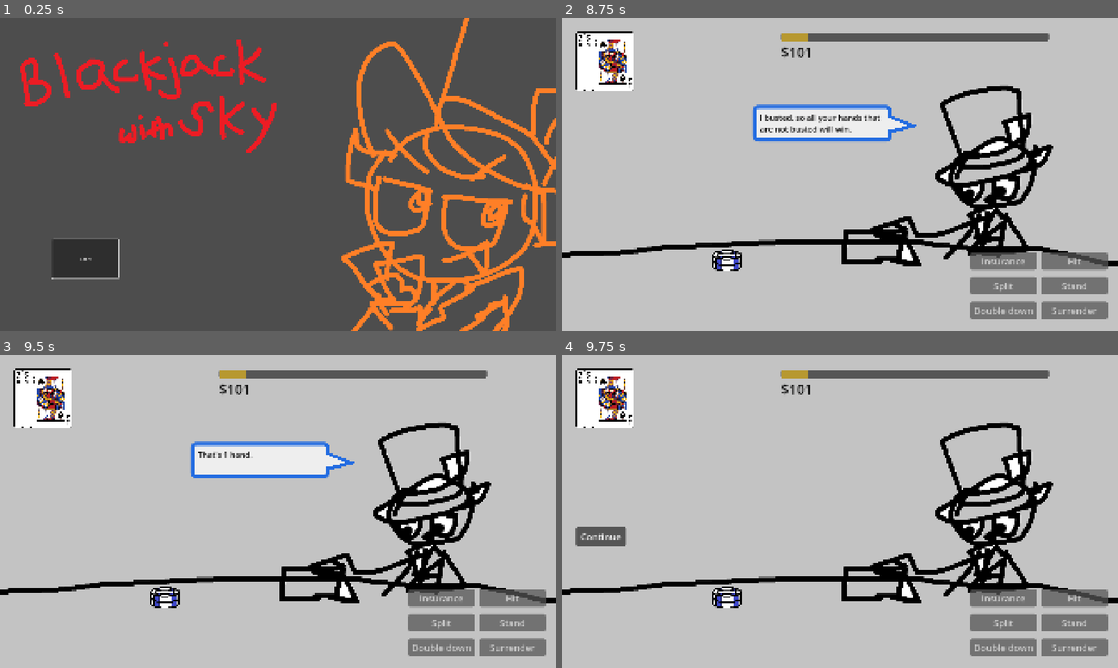
Above: before the commit, frames 1-4 (two rows, left to right).
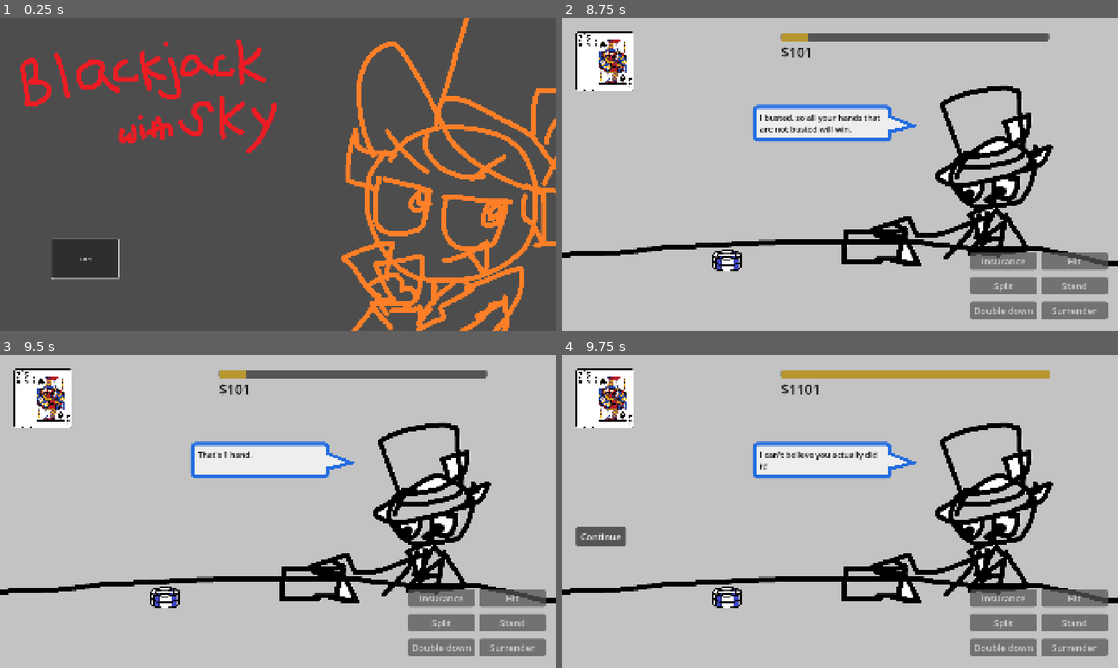
Above: after the commit, the same moments.

Repository: Tofutush/blackjack-with-sky
Game: Godot game, scene res://scenes/Start/Start.tscn
Two runs of this game, one before a commit and one after it. Both use one fixed random seed, a clock stepped at 60 frames per second and the inputs below.
Inputs:
- Up to frame 1 (0.25 s): no input
- Up to frame 2 (8.75 s): click "Start" at 0.5 s; click "Start!" at 1.25 s; click "Split" at 2 s; click "Double down" at 2.75 s; click "Hit" at 3.5 s; hold Space (advance_dialog) 4.28-5.03 s; tap Enter at 5, 8 s; tap Space (advance_dialog) at 5.1, 5.75, 6.6, 8.1 s; hold Space (advance_dialog) 5.78-6.53 s; hold Space (advance_dialog) 7.28-8.03 s
- Up to frame 3 (9.5 s): tap Space (advance_dialog) at 8.75 s; hold Space (advance_dialog) from 8.78 s (still down)
- Up to frame 4 (9.75 s): tap Enter at 9.5 s; release Space (advance_dialog) at 9.53 s; tap Space (advance_dialog) at 9.6 s

Frames 1-3 are identical in both runs. In frame 4, 4.2% of the frame differs, in the area x 34-88%, y 4-40%.

Commit message:
win scene

Diff:
--- a/scenes/GameLose/game_lose.gd
+++ b/scenes/GameLose/game_lose.gd
@@ -8,7 +8,8 @@
 		"You lost too much money.",
 		"Your death sentence will carry out as planned.",
 		"It was nice meeting you. Maybe in another life we could've been friends.",
-		"Don't take it personally, will you?"
+		"Don't take it personally, will you?",
+		"Anyway my job here is done. I still have a class to go to. See you!"
 	])
 	await $Dialog.dialog_finished
 	$BlackScreen.fadeIn()
--- /dev/null
+++ b/scenes/GameWin/game_win.gd
@@ -0,0 +1,22 @@
+extends SkyTalk
+class_name GameWin
+## played when you win the game
+
+func _ready() -> void:
+	super()
+	$Dialog.showDialog([
+		"You won!",
+		"Good game!",
+		"Your execution is scheduled for this afternoon.",
+		"...",
+		"Oh, setting you [i]free[/i]?",
+		"Come on.",
+		"A thousand bucks isn't enough to bail yourself out.",
+		"You don't think your life is worth more than that?",
+		"Hehe. Your fault for getting your hopes up.",
+		"Anyway my job here is done. I still have a class to go to. See you!"
+	])
+	await $Dialog.dialog_finished
+	$BlackScreen.fadeIn()
+	await $BlackScreen.fade_finished
+	get_tree().change_scene_to_file("res://scenes/Start/Start.tscn")
--- /dev/null
+++ b/scenes/GameWin/game_win.tscn
@@ -0,0 +1,7 @@
+[gd_scene load_steps=3 format=3 uid="uid://cq7djpwa0b22h"]
+
+[ext_resource type="PackedScene" uid="uid://dxcq7luth150q" path="res://scenes/SkyTalk/sky_talk.tscn" id="1_jgf8h"]
+[ext_resource type="Script" uid="uid://dm71xpp4rjpqg" path="res://scenes/GameWin/game_win.gd" id="2_mmjae"]
+
+[node name="GameWin" instance=ExtResource("1_jgf8h")]
+script = ExtResource("2_mmjae")
--- a/scenes/Main/main.gd
+++ b/scenes/Main/main.gd
@@ -97,6 +97,7 @@
 						_:
 							push_error('somehow result is ' + str(result))
 	hideAllHandsButOne(-1)
+	GameManager.changeMoney(1000)
 	checkWinLose()
 	$ContinueButton.show()
 
@@ -348,3 +349,4 @@
 		await $Dialog.dialog_finished
 		$BlackScreen.fadeIn()
 		await get_tree().create_timer(1).timeout
+		get_tree().change_scene_to_file("res://scenes/GameWin/game_win.tscn")
--- a/scenes/SkyTalk/sky_talk.gd
+++ b/scenes/SkyTalk/sky_talk.gd
@@ -8,6 +8,7 @@
 
 func _ready() -> void:
 	$BlackScreen.fadeOut()
+	await $BlackScreen.fade_finished
 
 ## changes sky's sprite
 func changeSprite(textureName: String) -> void:
Not shown, added: scenes/GameWin/game_win.gd.uid
